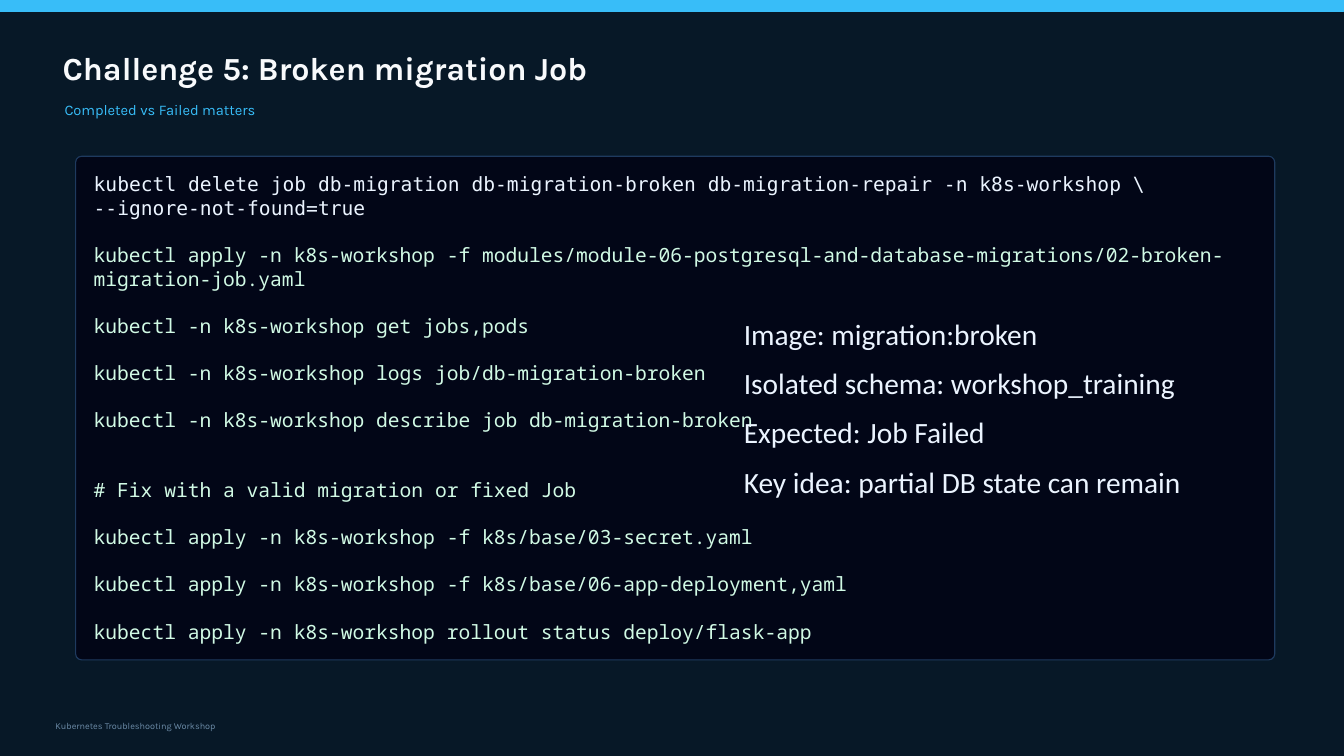
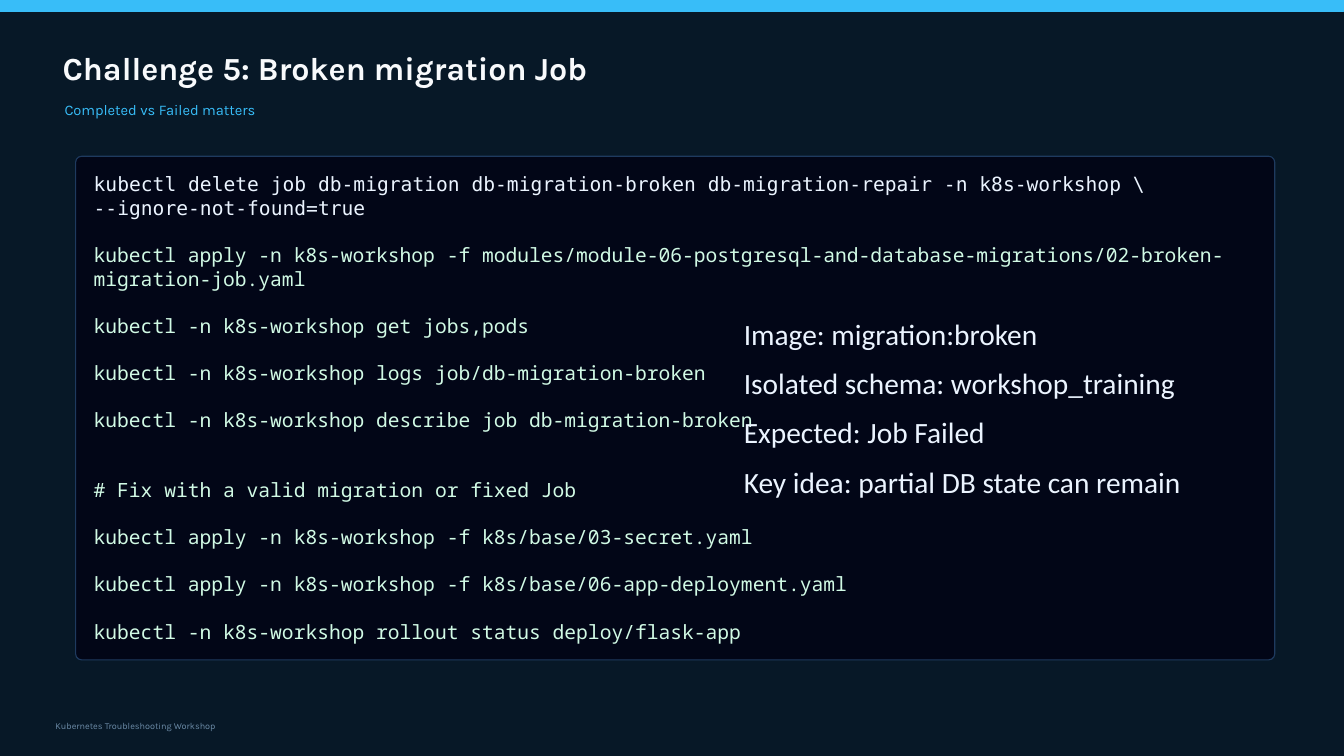
Before and after one commit to slaneslane/k8s-workshop-2, a slide deck: slide 70 of presentations/K8s_Troubleshooting_Workshop_FULL.pptx. Drawn at 1344x756 pixels with LibreOffice and Linux fonts; fonts in the diff are those of the drawing. Boxes give left, top, right and bottom in pixels: in the first picture for what was removed or moved away, otherwise in the second. Text is boxed around its words. In the diff, an @@ line names an element or a change of style, - is before the commit and + after.

```diff
--- a/presentations/K8s_Troubleshooting_Workshop_FULL.pptx
+++ b/presentations/K8s_Troubleshooting_Workshop_FULL.pptx
@@ text at [94,576,847,644]: text changed @@
-kubectl apply -n k8s-workshop -f k8s/base/06-app-deployment,yaml
-kubectl apply -n k8s-workshop rollout status deploy/flask-app
+kubectl apply -n k8s-workshop -f k8s/base/06-app-deployment.yaml
+kubectl -n k8s-workshop rollout status deploy/flask-app
```
Also in this commit, not shown: 1 slide added, 1 other file.
